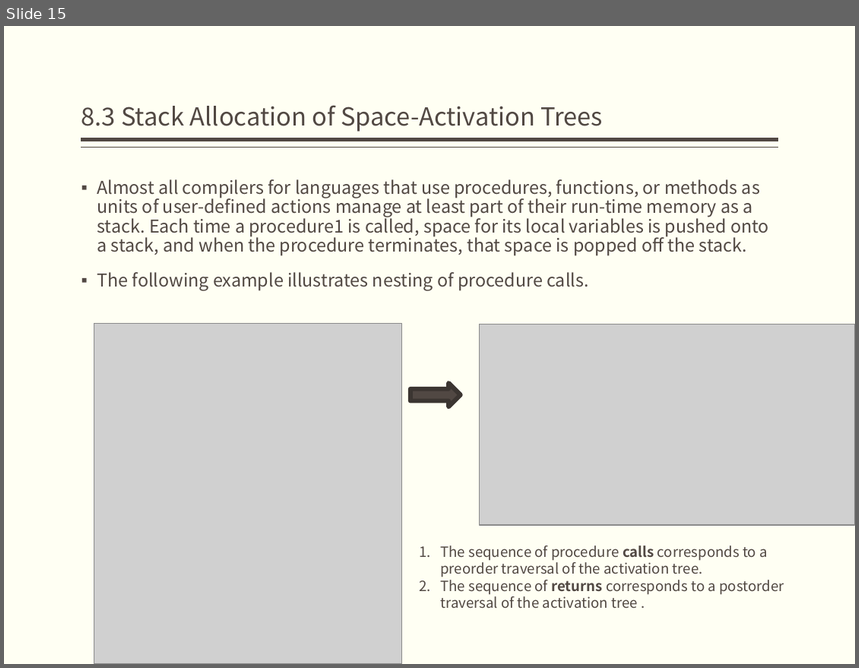
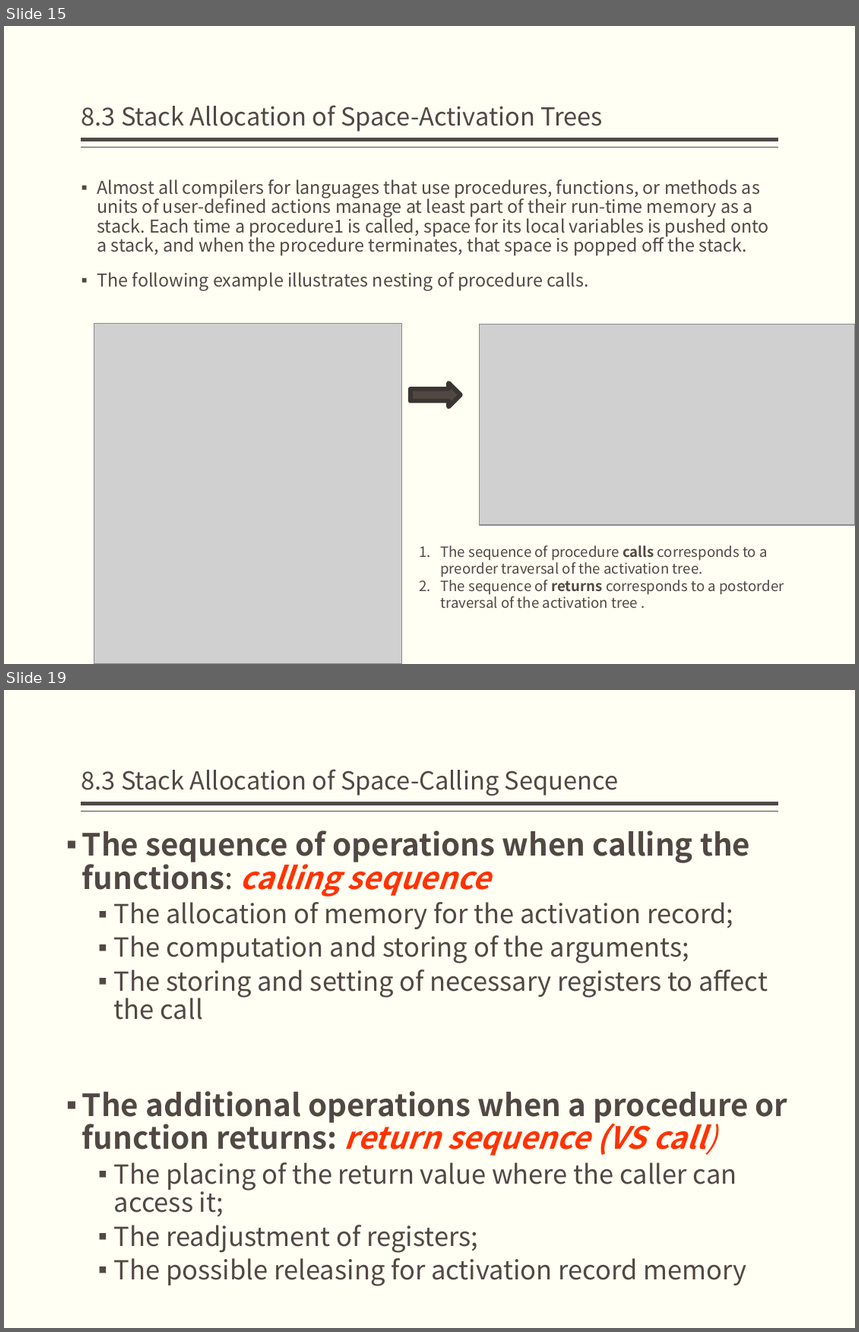
Before and after one commit to jz81/jz81.github.io, a slide deck: course/compiler/lecture/(Spring2020)Lecture8.pptx. Shown one above the other, each under a label of ours: slide 15 before the commit, slides 15 and 19 after it; the slides between them are not shown. The pictures are 859x668 and 859x1332 pixels, drawn with LibreOffice and Linux fonts; fonts in the diff are those of the drawing; grey boxes stand for pictures. Boxes give left, top, right and bottom in pixels: in the first picture for what was removed or moved away, otherwise in the second. Text is boxed around its words. In the diff, an @@ line names an element or a change of style, - is before the commit and + after.

```diff
--- a/course/compiler/lecture/(Spring2020)Lecture8.pptx
+++ b/course/compiler/lecture/(Spring2020)Lecture8.pptx
@@ slide 19 added at box(4, 690, 855, 1328), background #FFFFF3; not listed: 2 template elements that a slide beside it also shows @@
@@ title added at box(82, 769, 619, 796), 21 pt, text #514843 @@
+8.3 Stack Allocation of Space-Calling Sequence
@@ text added at box(82, 831, 788, 1287), 22.2 pt, text #514843 @@
+▪ The sequence of operations when calling the functions: calling sequence
+  ▪ The allocation of memory for the activation record;
+  ▪ The computation and storing of the arguments;
+  ▪ The storing and setting of necessary registers to affect the call
+▪ The additional operations when a procedure or function returns: return sequence (VS call)
+  ▪ The placing of the return value where the caller can access it;
+  ▪ The readjustment of registers;
+  ▪ The possible releasing for activation record memory
```
Also in this commit, not shown: 1 slide changed, 6 other slides added, 5 slides removed.
